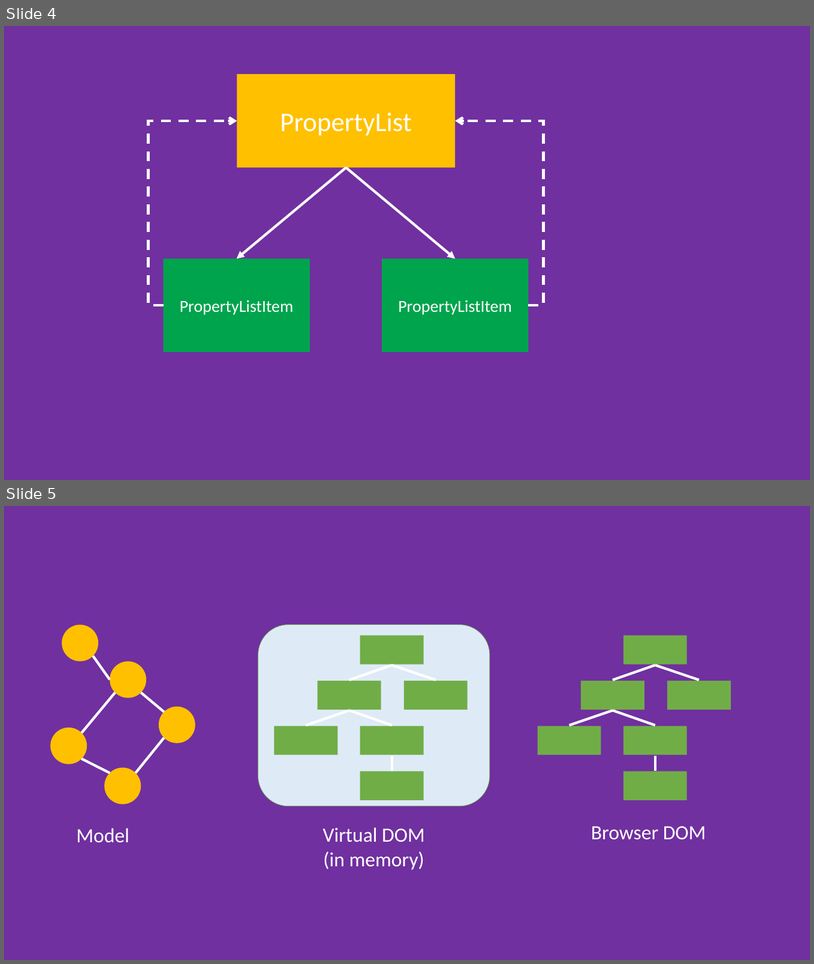
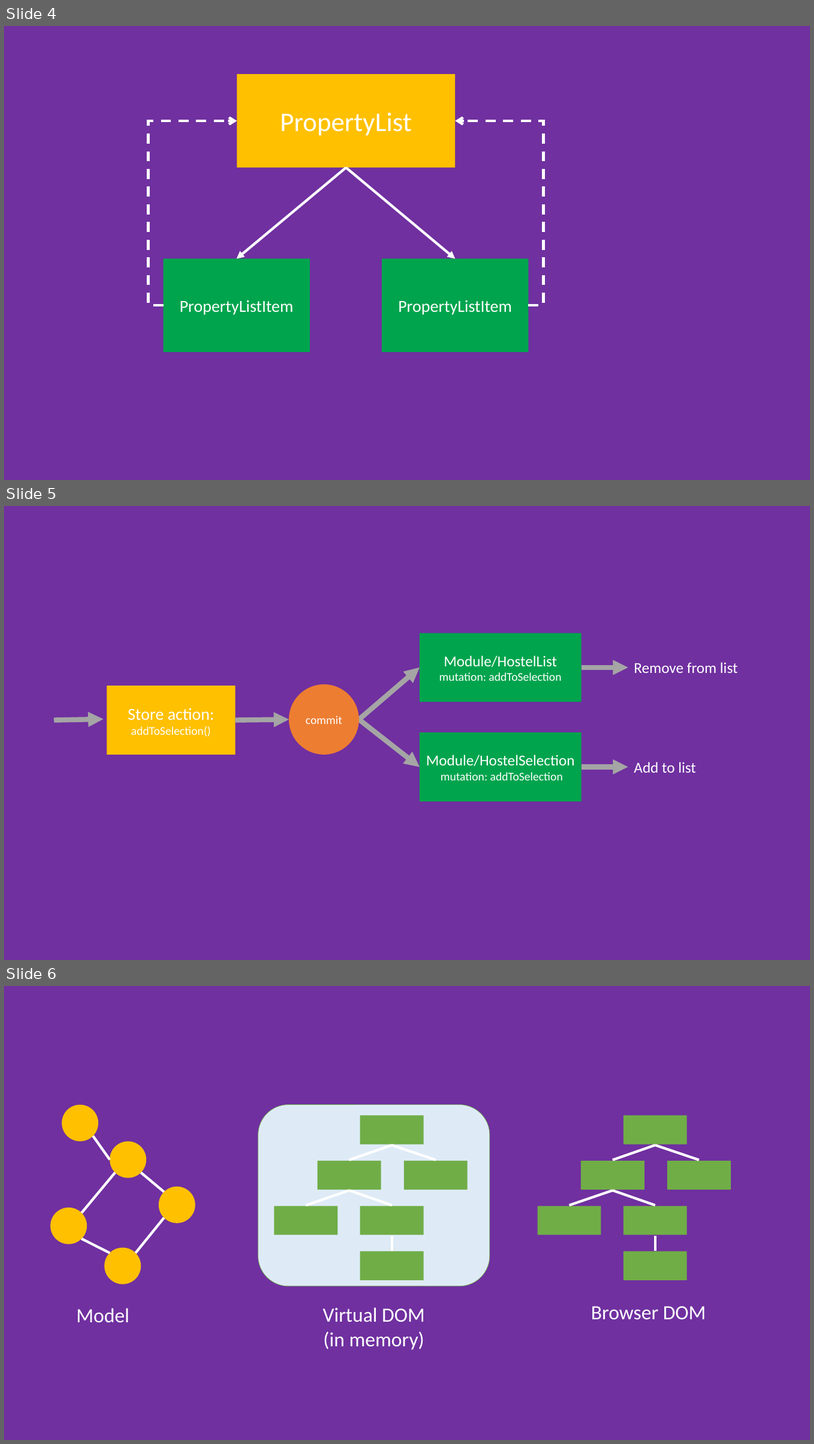
Before and after one commit to maxpou-slides/vuejs-training, a slide deck: schemas.pptx. Shown one above the other, each under a label of ours: slides 4 and 5 before the commit, slides 4, 5 and 6 after it. The pictures are 814x964 and 814x1444 pixels, drawn with LibreOffice and Linux fonts; fonts in the diff are those of the drawing. Boxes give left, top, right and bottom in pixels: in the first picture for what was removed or moved away, otherwise in the second. Text is boxed around its words. In the diff, an @@ line names an element or a change of style, - is before the commit and + after.

Commit message:
update severals slides

```diff
--- a/schemas.pptx
+++ b/schemas.pptx
@@ slide 5 added at (4,506,810,960), background #7030A0 @@
@@ rectangle added at (420,633,582,702), fill #00A44D, 14 pt, text #FFFFFF @@
+Module/HostelList
+mutation: addToSelection
@@ arrow added from (359, 720) to (420, 667), #A5A5A5 6 pt @@
@@ arrow added from (582, 667) to (629, 667), #A5A5A5 6 pt @@
@@ text added at (634,662,738,673), 18 pt, text #FFFFFF @@
+Remove from list
@@ rectangle added at (107,685,236,754), fill #FFC000, 14 pt, text #FFFFFF @@
+Store action:
+addToSelection()
@@ ellipse added at (289,684,359,754), fill #ED7D31, 14 pt, text #FFFFFF @@
+commit
@@ arrow added from (54, 720) to (103, 719), #A5A5A5 6 pt @@
@@ arrow added from (236, 720) to (289, 720), #A5A5A5 6 pt @@
@@ arrow added from (359, 720) to (420, 767), #A5A5A5 6 pt @@
@@ rectangle added at (420,732,582,801), fill #00A44D, 14 pt, text #FFFFFF @@
+Module/HostelSelection
+mutation: addToSelection
@@ arrow added from (582, 767) to (629, 767), #A5A5A5 6 pt @@
@@ text added at (634,762,696,772), 18 pt, text #FFFFFF @@
+Add to list
@@ what was slide 5 is now slide 6 @@
```
Also in this commit, not shown: 3 other files.
